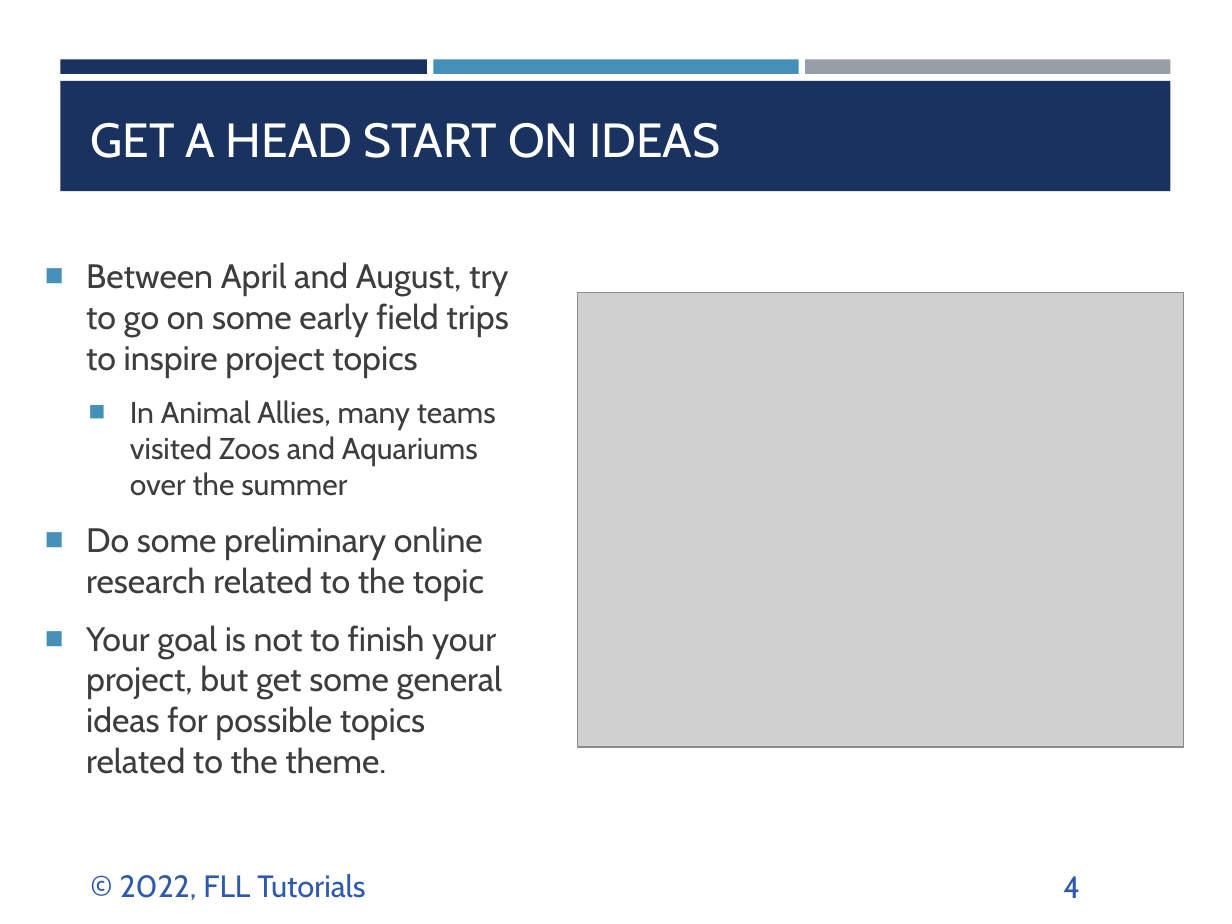
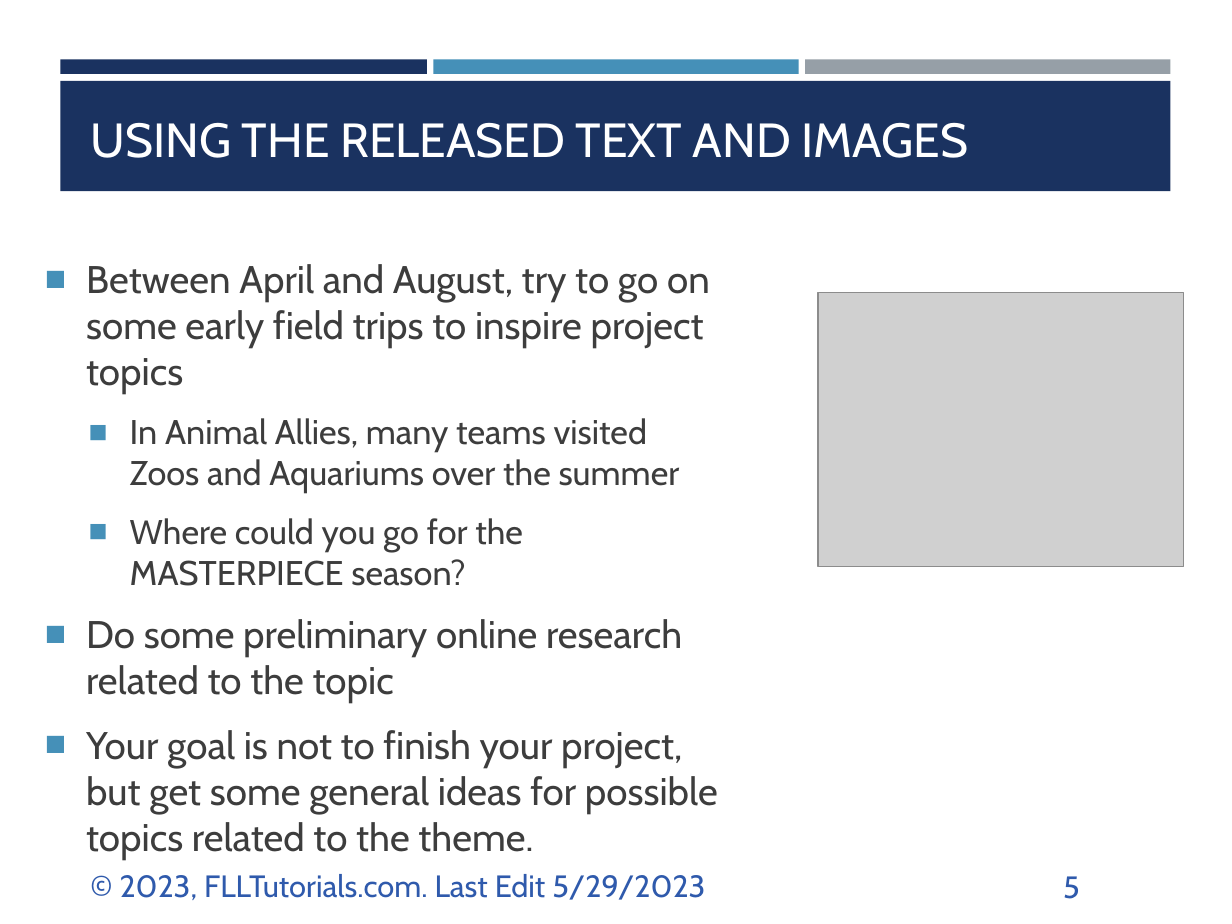
Before and after one commit to ev3lessons/FLL-Tutorials, a slide deck: slide 5 of translations/en-us/Project/Identify.pptx (slide 4 before the commit). Drawn at 1232x924 pixels with LibreOffice and Linux fonts; fonts in the diff are those of the drawing; grey boxes stand for pictures. Boxes give left, top, right and bottom in pixels: in the first picture for what was removed or moved away, otherwise in the second. Text is boxed around its words. In the diff, an @@ line names an element or a change of style, - is before the commit and + after.

```diff
--- a/translations/en-us/Project/Identify.pptx
+++ b/translations/en-us/Project/Identify.pptx
@@ title at [91, 123, 968, 158]: text changed @@
-GET A HEAD START ON IDEAS
+USING THE RELEASED TEXT AND IMAGES
@@ text at [86, 264, 718, 814]: size 19.8 to 22.5 pt in "Between April and August, try to go ...", "Do some preliminary online research related to ...", "Your goal is not to finish your ..."; size 17.6 to 20 pt in "In Animal Allies, many teams visited Zoos ..." @@
@@ picture: place and size @@
-picture at [578, 292, 1184, 747]
+picture at [818, 292, 1184, 567]
@@ text at [130, 518, 523, 586]: paragraph added @@
+  ■ Where could you go for the MASTERPIECE season?
@@ text at [120, 874, 705, 900]: text changed @@
-© 2022, FLL Tutorials
+© 2023, FLLTutorials.com. Last Edit 5/29/2023
@@ page number at [1063, 876, 1080, 899]: text changed @@
-4
+5
```
Also in this commit, not shown: 8 other slides changed, 2 slides added, 1 slide removed, 33 other files.
